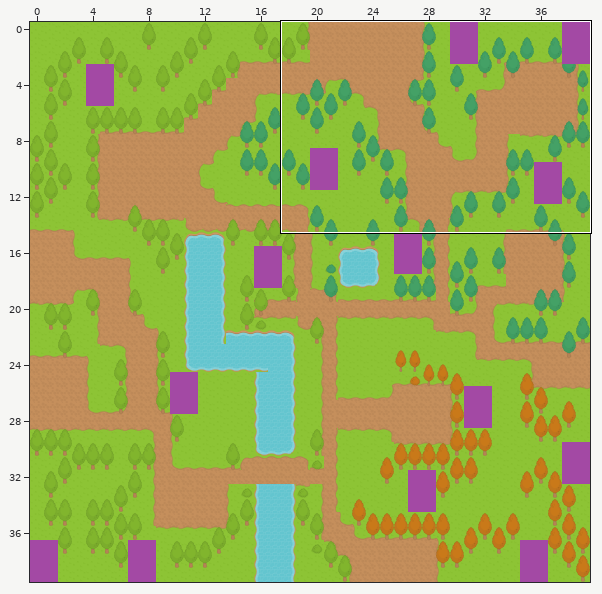
Tiled map (JSON): assets/maps/default.json. The first picture is a wide view before the edit; the outline marks the close-up.
Close-up. Before the commit:
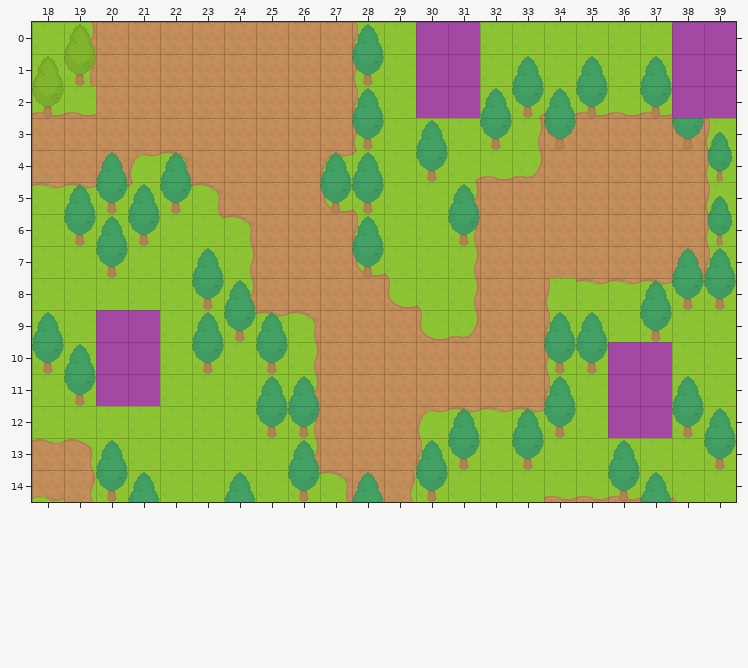
Cells are 64x64 px. Shown: x 18..39, y 0..14. The commit also changed other parts of the map, which this record leaves out.
And afterwards:
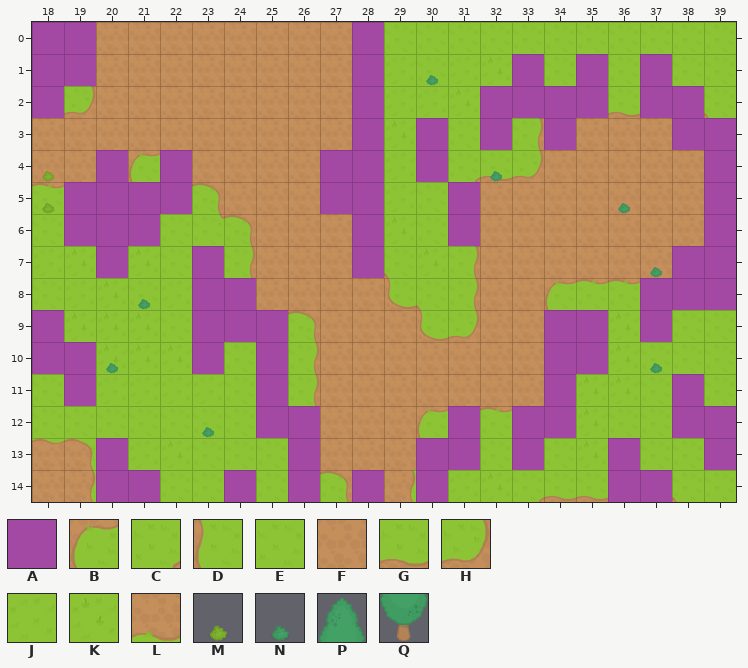
Key: from "collision": A 0; from "tiles": B 0, C 3, D 20, E 21, F 26, G 41, H 42, J 43, K 44, L 46, M 181, N 185, P 204, Q 224.
_ is an empty cell, # one hidden under a higher layer.
Tiles replaced or removed in this view: A, D, E, G, L, P, Q.
Tiles of an added or newly shown layer are drawn over the layers below it.
Change:
Changed rows in their new state; . is an unchanged cell.
Layer "terrain":
first column x 19:
 1 ............J.
 2 H..........JK#
first column x 18:
 6 ..#................
 8 .....#..........B..
 9 #.KK.............#.
10 ##KK.............#K
11 ..JJ..............K
14 F..............C...
Layer "foreground":
first column x 18:
 1 ............N........
 3 ............#........
 4 M...........#.N......
 5 M..#..............N..
 6 ...#.................
 7 ...................N#
 8 ...N................#
 9 .................#...
10 ..N..............#.N.
11 ........_............
12 .....N.._....#.......
13 .............#.......
14 ...................#.
Layer "collision" (now shown):
first column x 18:
 0 AA........A...........
 1 AA........A....A.A.A..
 2 A.........A...AAAA.A..
 3 ..........A.A.A.A...AA
 4 ..A.A....AA.A........A
 5 .AAAA....AA..A.......A
 6 .AAA......A..A.......A
 7 ..A..A....A.........AA
 8 .....AA............AAA
 9 A....AAA........AA.A..
10 AA...A.A........AA....
11 .A.....A........A...A.
12 .......AA....A.AA...AA
13 ..A.....A...AA.A..A..A
14 ..AA..A.A.A.A.....AA..
Layer "spawns" (now hidden):
first column x 30:
 0 __......__
 1 __......__
 2 __......._
first column x 20:
 9 __................
10 __..............__
11 __..............__
12 ................__
Changed places in both close-ups, as pixel boxes (x1, y1, x2, y2):
changed: (32, 22, 96, 118)
added: (320, 22, 384, 278)
changed: (416, 22, 736, 502)
changed: (32, 150, 192, 406)
changed: (192, 246, 320, 502)
added: (96, 438, 160, 502)
changed: (32, 494, 64, 502)
added: (352, 470, 384, 502)
